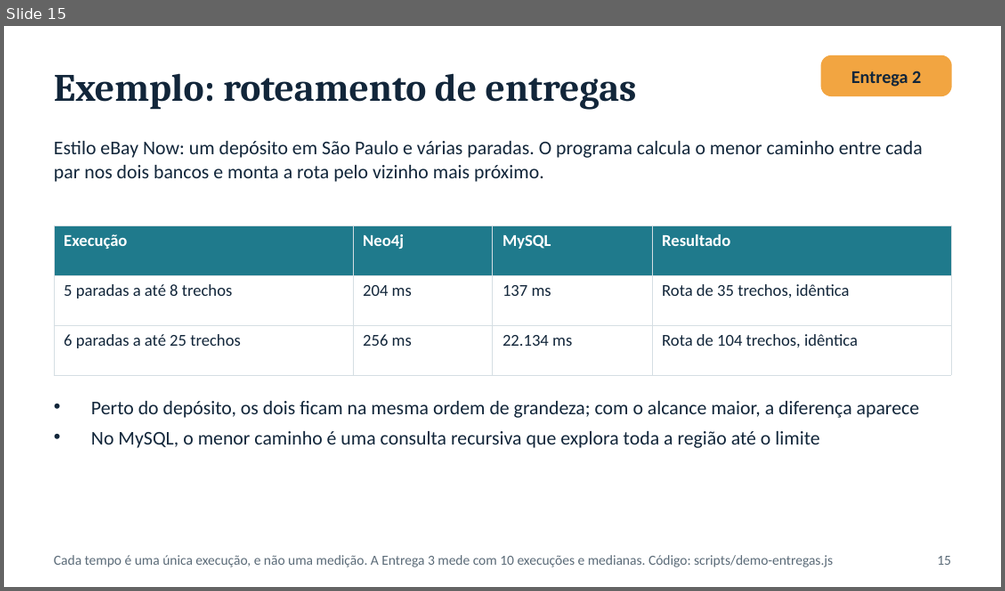
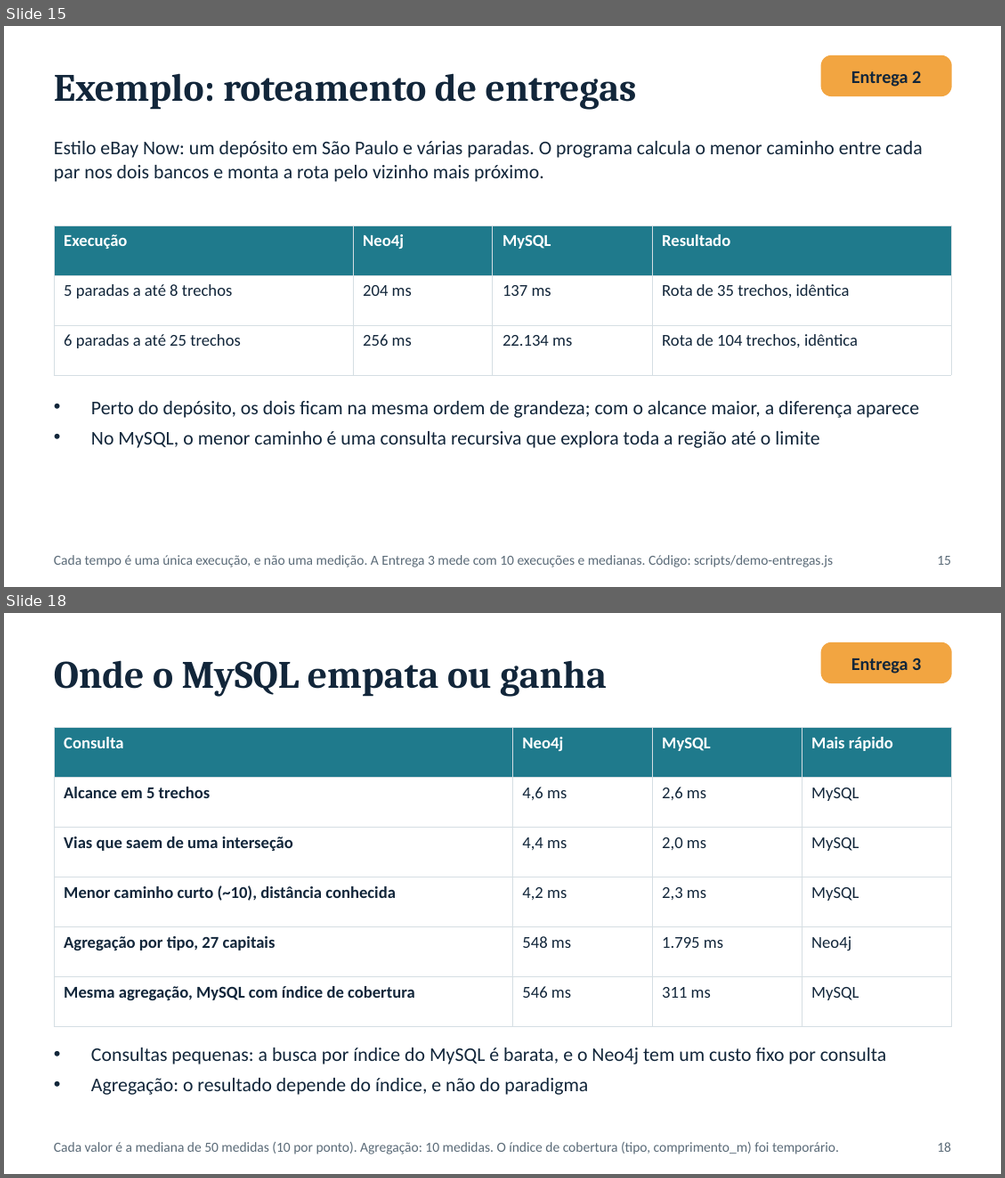
Before and after one commit to Sofyaolvs/projeto3-nosql-grafos, a slide deck: Entrega1-Projeto3-NoSQL-Grafos.pptx. Shown one above the other, each under a label of ours: slide 15 before the commit, slides 15 and 18 after it; the slides between them are not shown. The pictures are 1005x591 and 1005x1178 pixels, drawn with LibreOffice and Linux fonts; fonts in the diff are those of the drawing. Boxes give left, top, right and bottom in pixels: in the first picture for what was removed or moved away, otherwise in the second. Text is boxed around its words. In the diff, an @@ line names an element or a change of style, - is before the commit and + after.

Commit message:
docs: resultados dos experimentos, documento e slides das Entregas 3 e 4, README do app
Resultados brutos (medicoes.csv, resumo.json, ambiente.json) de 1.998 medicoes
em Sao Paulo, com 0 divergencias entre os metodos.
Documento Entrega3e4 gerado a partir dos resultados, 6 slides novos (16 a 21),
capturas do dashboard e README do app com como testar e como apresentar.

```diff
--- a/Entrega1-Projeto3-NoSQL-Grafos.pptx
+++ b/Entrega1-Projeto3-NoSQL-Grafos.pptx
@@ slide 18 added at [4, 613, 1001, 1174], background #FFFFFF @@
@@ text added at [54, 660, 607, 697], 28 pt, text #12263A, bold @@
+Onde o MySQL empata ou ganha
@@ rounded rectangle added at [821, 643, 951, 682], fill #F2A541, outline #F2A541 1 pt @@
@@ text added at [851, 657, 921, 674], 13 pt, text #12263A, bold @@
+Entrega 3
@@ table added at [54, 728, 951, 1004], 6 rows, 4 columns @@
+Consulta | Neo4j | MySQL | Mais rápido
+Alcance em 5 trechos | 4,6 ms | 2,6 ms | MySQL
+Vias que saem de uma interseção | 4,4 ms | 2,0 ms | MySQL
+Menor caminho curto (~10), distância conhecida | 4,2 ms | 2,3 ms | MySQL
+Agregação por tipo, 27 capitais | 548 ms | 1.795 ms | Neo4j
+Mesma agregação, MySQL com índice de cobertura | 546 ms | 311 ms | MySQL
@@ text added at [91, 1047, 886, 1094], 14 pt, text #12263A @@
+• Consultas pequenas: a busca por índice do MySQL é barata, e o Neo4j tem um custo fixo por consulta
+• Agregação: o resultado depende do índice, e não do paradigma
@@ text added at [54, 1142, 839, 1154], 10 pt, text #5B6B78 @@
+Cada valor é a mediana de 50 medidas (10 por ponto). Agregação: 10 medidas. O índice de cobertura (tipo, comprimento_m) foi temporário.
@@ text added at [937, 1142, 951, 1151], 10 pt, text #5B6B78 @@
+18
```
Also in this commit, not shown: 2 slides changed, 5 other slides added, 12 other files.
